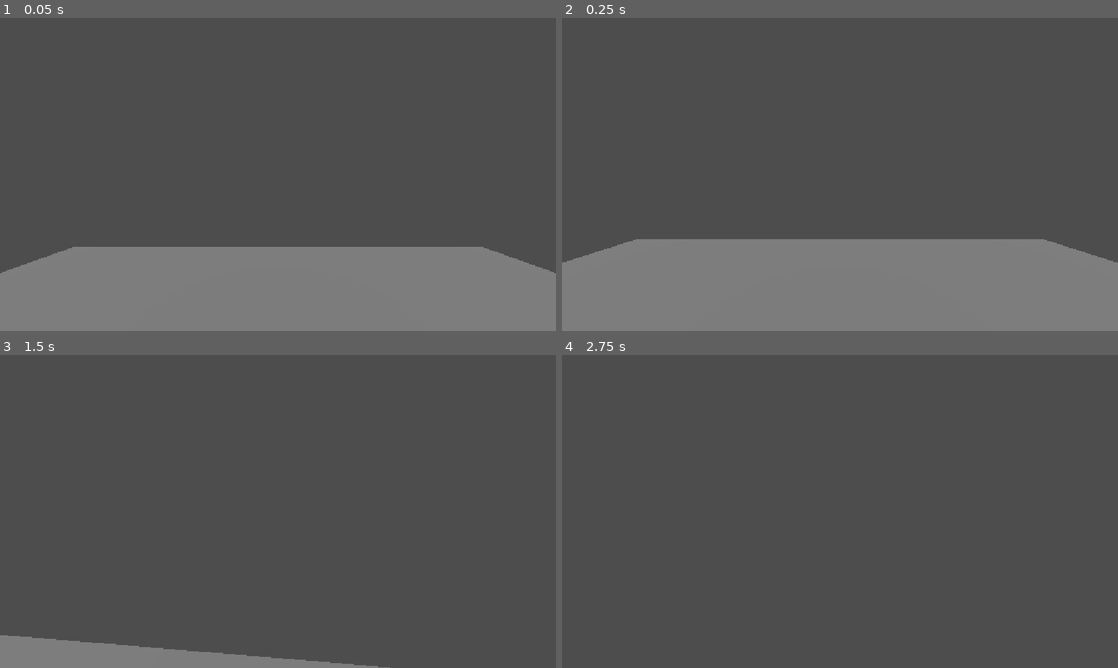
Above: before the commit, frames 1-4 (two rows, left to right).
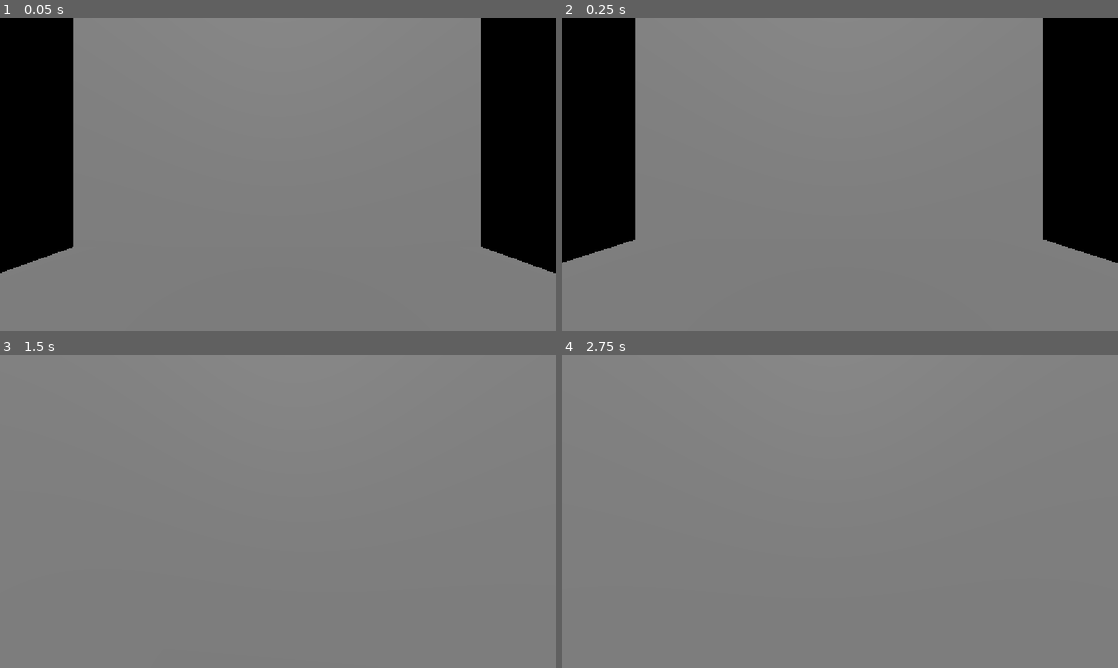
Above: after the commit, the same moments.

Repository: Ryts319/nightshiftIT
Game: Godot game, scene res://main.tscn
The game is run twice, just before and just after one commit, with the same random seed, the same clock (stepped at 60 frames per second) and the same inputs. The project has no main scene, so this scene is started directly.
Inputs (mouse positions are in pixels of both pictures, inside the frame that each line leads up to):
- Up to frame 1 (0.05 s): no input
- Up to frame 2 (0.25 s): no input
- Up to frame 3 (1.5 s): tap Enter at 0.5 s; move the mouse to (305, 511) at 0.52 s; hold W (move_forward) from 0.53 s (still down); move the mouse to (250, 511) at 1.27 s
- Up to frame 4 (2.75 s): keep holding W (move_forward); tap Space at 2 s; move the mouse to (851, 505) at 2.02 s

The runs differ from the first frame. In frame 1, 74% of the frame differs, in the area x 0-100%, y 0-82%; in frame 2, 72%; in frame 3, 96%; in frame 4, 100%, in the area x 0-100%, y 0-100%.

Commit message:
added walls

Diff:
--- a/main.tscn
+++ b/main.tscn
@@ -34,3 +34,48 @@
 
 [node name="DirectionalLight3D" type="DirectionalLight3D" parent="." unique_id=273587252]
 transform = Transform3D(1, 0, 0, 0, 0.70710677, 0.70710677, 0, -0.70710677, 0.70710677, 0, 0, 0)
+
+[node name="-x office wall" type="StaticBody3D" parent="." unique_id=1228056842]
+transform = Transform3D(-4.371139e-08, -1, 0, 1, -4.371139e-08, 0, 0, 0, 1, -5.0406065, 4.941186, 0)
+
+[node name="MeshInstance3D" type="MeshInstance3D" parent="-x office wall" unique_id=305215885]
+mesh = SubResource("BoxMesh_dqxiu")
+
+[node name="CollisionShape3D" type="CollisionShape3D" parent="-x office wall" unique_id=1242780398]
+shape = SubResource("BoxShape3D_dqxiu")
+
+[node name="+x office wall" type="StaticBody3D" parent="." unique_id=932479934]
+transform = Transform3D(-4.371139e-08, -1, 0, 1, -4.371139e-08, 0, 0, 0, 1, 4.9889307, 4.941186, 0)
+
+[node name="MeshInstance3D" type="MeshInstance3D" parent="+x office wall" unique_id=370911530]
+mesh = SubResource("BoxMesh_dqxiu")
+
+[node name="CollisionShape3D" type="CollisionShape3D" parent="+x office wall" unique_id=1826504665]
+shape = SubResource("BoxShape3D_dqxiu")
+
+[node name="+z office wall" type="StaticBody3D" parent="." unique_id=920854628]
+transform = Transform3D(1.9106855e-15, 4.371139e-08, 1, 1, -4.371139e-08, 0, 4.371139e-08, 1, -4.371139e-08, -0.016458988, 4.941186, 4.984557)
+
+[node name="MeshInstance3D" type="MeshInstance3D" parent="+z office wall" unique_id=750238234]
+mesh = SubResource("BoxMesh_dqxiu")
+
+[node name="CollisionShape3D" type="CollisionShape3D" parent="+z office wall" unique_id=426518913]
+shape = SubResource("BoxShape3D_dqxiu")
+
+[node name="-z office wall" type="StaticBody3D" parent="." unique_id=1871016589]
+transform = Transform3D(1.9106855e-15, 4.371139e-08, 1, 1, -4.371139e-08, 0, 4.371139e-08, 1, -4.371139e-08, -0.016458988, 4.941186, -5.025643)
+
+[node name="MeshInstance3D" type="MeshInstance3D" parent="-z office wall" unique_id=30806714]
+mesh = SubResource("BoxMesh_dqxiu")
+
+[node name="CollisionShape3D" type="CollisionShape3D" parent="-z office wall" unique_id=123324096]
+shape = SubResource("BoxShape3D_dqxiu")
+
+[node name="Floor6" type="StaticBody3D" parent="." unique_id=1118535340]
+transform = Transform3D(-4.371139e-08, 0, 1, 0, 1, 0, -1, 0, -4.371139e-08, -0.016458988, 9.941253, 0.01022625)
+
+[node name="MeshInstance3D" type="MeshInstance3D" parent="Floor6" unique_id=1816838004]
+mesh = SubResource("BoxMesh_dqxiu")
+
+[node name="CollisionShape3D" type="CollisionShape3D" parent="Floor6" unique_id=1935338930]
+shape = SubResource("BoxShape3D_dqxiu")
